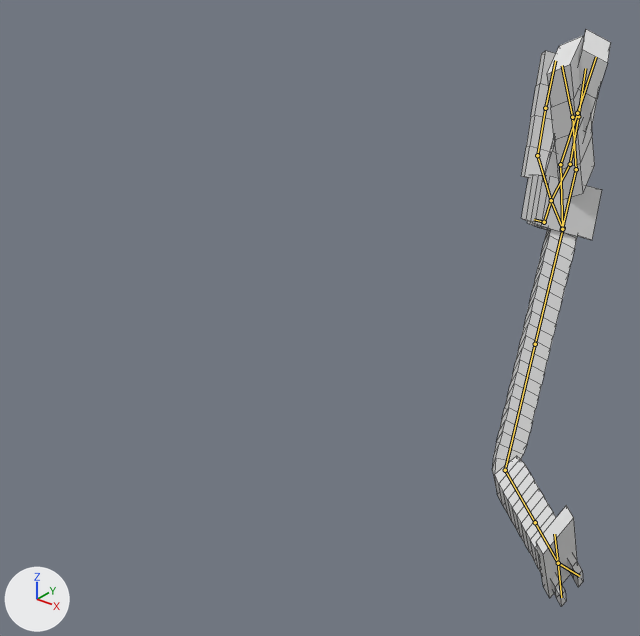
The Blender file giraffe 19.blend as it was, and as the next commit left it.
Rendered twice from a 50 mm lens placed at (71.2, -67.2, 53.8), pointed at (10.7, 8.3, 7.0). The lights are fixed; the arrows at lower left show +X, +Y and +Z. Both versions are drawn at frame 140 of the action 'ArmatureAction'; the numbers are the values there. The bones that bend it are drawn over the model as lines. Mesh edges are drawn as thin lines.
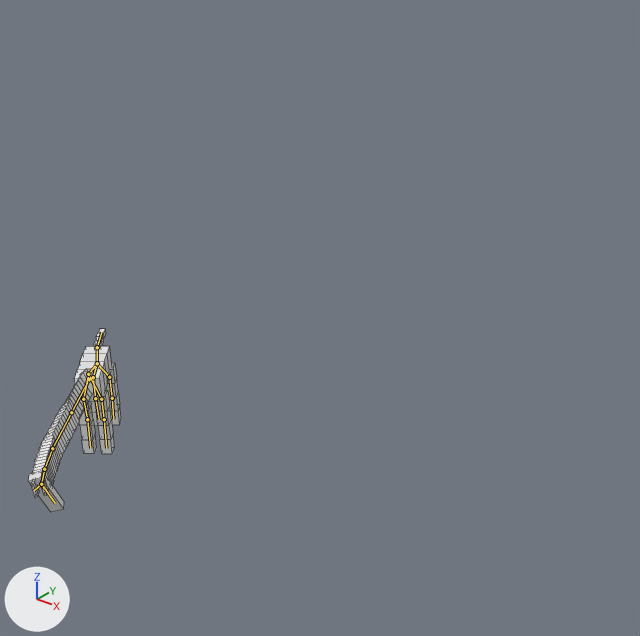
Where the change shows, as pixel boxes (x1, y1, x2, y2) in the pictures (640 x 636 px):
'Cube.006', posed (22% narrower, 68% shorter)
    before: (492, 29, 611, 607)
    after: (28, 329, 121, 512)
bone 'lowest-neck-bone', root to tip
    before: (563, 228) to (535, 344)
    after: (89, 379) to (71, 412)
bone 'second-last-neck-bone', root to tip
    before: (535, 344) to (505, 470)
    after: (71, 412) to (52, 448)
bone 'third-last-neck-bone', root to tip
    before: (505, 470) to (535, 522)
    after: (52, 448) to (44, 469)
bone 'first-neck-bone', root to tip
    before: (535, 522) to (558, 563)
    after: (44, 469) to (41, 484)
bone 'head-bone', root to tip
    before: (558, 563) to (554, 534)
    after: (41, 484) to (55, 503)
bone 'body', root to tip
    before: (562, 228) to (551, 200)
    after: (88, 374) to (97, 363)
bone 'shoulder.l', root to tip
    before: (562, 229) to (576, 169)
    after: (88, 374) to (83, 399)
bone 'shoulder.r', root to tip
    before: (562, 229) to (560, 164)
    after: (88, 374) to (101, 399)

The edits, one by one:
Bone 'lowest-neck-bone' (bone_lowest_neck_bone) moves from (10.28, 0.89, -13.89) to (1.5, -0.09, 8.08).
Bone 'lowest-neck-bone' (bone_lowest_neck_bone) turns from (37, -25, 164) to (114, -2, 32) degrees about its own x, y and z.
Bone 'lowest-neck-bone' (bone_lowest_neck_bone) is rescaled from (2.84, 2.85, 3.44) to (1.0, 1.0, 1.0).
Bone 'second-last-neck-bone' (bone_second_last_neck_bone) turns from (0, 0, 0) to (0, -16, -9) degrees about its own x, y and z.
Bone 'third-last-neck-bone' (bone_third_last_neck_bone) turns from (29, 5, 57) to (-1, -15, -16) degrees about its own x, y and z.
Bone 'first-neck-bone' (bone_first_neck_bone) turns from (0, 0, 0) to (2, -4, -9) degrees about its own x, y and z.
Bone 'head-bone' (bone_head_bone) turns from (0, 0, 0) to (20, 15, -9) degrees about its own x, y and z.
Bone 'body' (bone_body) moves from (10.28, 13.61, 2.93) to (1.5, -7.99, -1.17).
Bone 'body' (bone_body) turns from (-7, -177, 33) to (-2, -6, 42) degrees about its own x, y and z.
Bone 'body' (bone_body) is rescaled from (2.63, 2.57, 2.5) to (1.0, 1.0, 1.0).
Bone 'shoulder.l' (bone_shoulder_l) moves from (9.48, -4.06, 13.87) to (0.72, -1.77, -7.99).
Bone 'shoulder.l' (bone_shoulder_l) turns from (-7, 6, 166) to (-23, -31, 12) degrees about its own x, y and z.
Bone 'shoulder.l' (bone_shoulder_l) is rescaled from (2.45, 2.62, 3.08) to (1.0, 1.0, 1.0).
Bone 'shoulder.r' (bone_shoulder_r) moves from (8.36, 6.05, 13.87) to (1.89, -0.29, -7.99).
Bone 'shoulder.r' (bone_shoulder_r) turns from (-6, 22, -162) to (19, -33, 0) degrees about its own x, y and z.
Bone 'shoulder.r' (bone_shoulder_r) is rescaled from (2.68, 2.58, 2.86) to (1.0, 1.0, 1.0).
